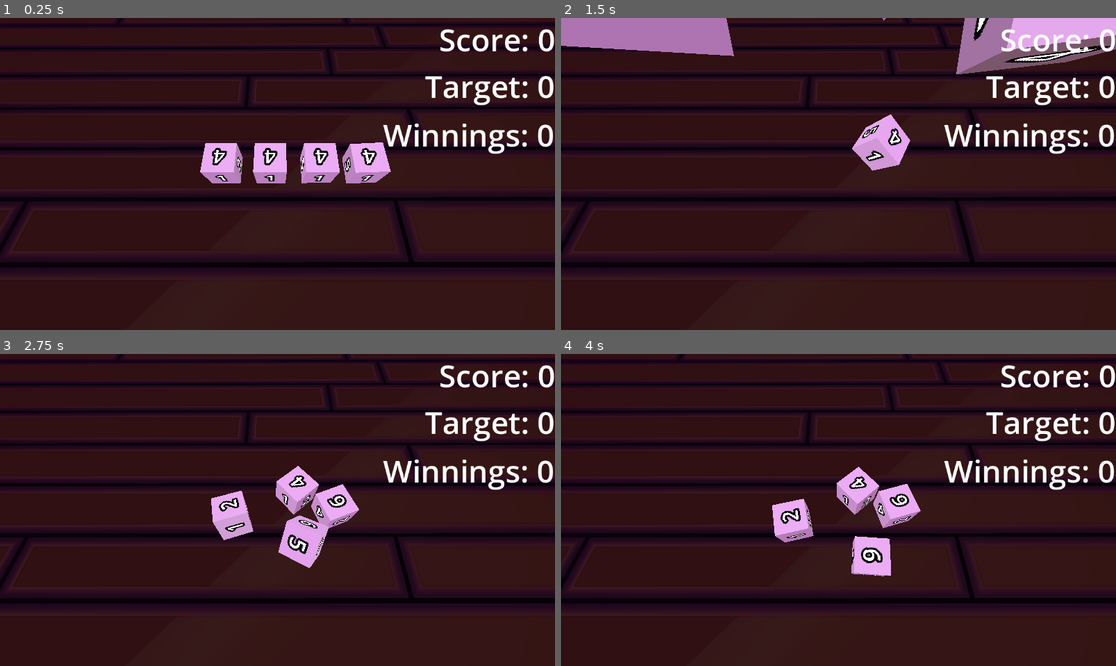
Above: before the commit, frames 1-4 (two rows, left to right).
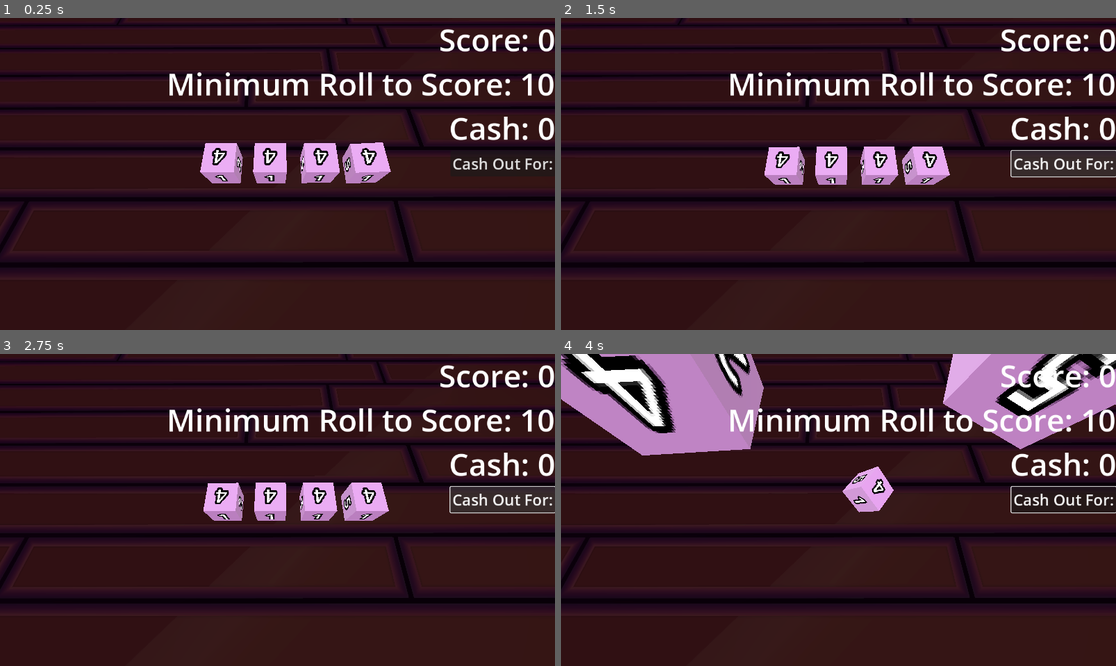
Above: after the commit, the same moments.

Repository: MichaelFar/DiceGame
Game: Godot game, scene res://scenes/play_area.tscn
Same seed, same stepped clock (60 frames per second), same inputs: the game is played once before the commit and once after it. Sound files missing from this copy of the repository are replaced by a short silence.
Inputs (mouse positions are in pixels of both pictures, inside the frame that each line leads up to):
- Up to frame 1 (0.25 s): no input
- Up to frame 2 (1.5 s): click (1066, 164) at 0.5 s, where only the run after the commit has a clickable "Cash Out For:"; click (1066, 164) at 1.25 s, where only the run after the commit has a clickable "Cash Out For:"
- Up to frame 3 (2.75 s): click (505, 500) at 2 s, where only the run after the commit has a clickable "Cash Out For:"
- Up to frame 4 (4 s): move the mouse to (960, 494) at 2.77 s; tap Space (roll_dice, bound only after the commit) at 2.85 s; move the mouse to (727, 525) at 3.52 s; click (727, 525) at 3.6 s

The runs differ from the first frame. In frame 1, 3.6% of the frame differs, in the area x 30-100%, y 17-49%; in frame 2, 15%; in frame 3, 8.8%; in frame 4, 22%, in the area x 0-100%, y 0-72%.

Commit message:
Began implementing cashout and score target system, must finish

Diff:
--- a/project.godot
+++ b/project.godot
@@ -27,7 +27,7 @@
 
 roll_dice={
 "deadzone": 0.5,
-"events": [Object(InputEventMouseButton,"resource_local_to_scene":false,"resource_name":"","device":-1,"window_id":0,"alt_pressed":false,"shift_pressed":false,"ctrl_pressed":false,"meta_pressed":false,"button_mask":0,"position":Vector2(0, 0),"global_position":Vector2(0, 0),"factor":1.0,"button_index":1,"canceled":false,"pressed":false,"double_click":false,"script":null)
+"events": [Object(InputEventKey,"resource_local_to_scene":false,"resource_name":"","device":-1,"window_id":0,"alt_pressed":false,"shift_pressed":false,"ctrl_pressed":false,"meta_pressed":false,"pressed":false,"keycode":0,"physical_keycode":32,"key_label":0,"unicode":32,"location":0,"echo":false,"script":null)
 ]
 }
 escape={
@@ -35,3 +35,8 @@
 "events": [Object(InputEventKey,"resource_local_to_scene":false,"resource_name":"","device":-1,"window_id":0,"alt_press …(195 unchanged characters)…
 ]
 }
+debug={
+"deadzone": 0.5,
+"events": [Object(InputEventKey,"resource_local_to_scene":false,"resource_name":"","device":-1,"window_id":0,"alt_pressed":false,"shift_pressed":false,"ctrl_pressed":false,"meta_pressed":false,"pressed":false,"keycode":0,"physical_keycode":70,"key_label":0,"unicode":102,"location":0,"echo":false,"script":null)
+]
+}
--- a/scenes/play_area.tscn
+++ b/scenes/play_area.tscn
@@ -58,9 +58,12 @@
 light_size = 0.539
 spot_range = 78.4701
 
-[node name="DiceContainer" parent="." node_paths=PackedStringArray("scoreLabel") instance=ExtResource("2_j8wy6")]
+[node name="DiceContainer" parent="." node_paths=PackedStringArray("scoreLabel", "targetLabel", "cashLabel", "cashOutButton") instance=ExtResource("2_j8wy6")]
 transform = Transform3D(-4.37114e-08, 0, 1.2089, 0, 1, 0, -1, 0, -5.28428e-08, 0, 0, 0)
-scoreLabel = NodePath("../Panel/ScoreLabel")
+scoreLabel = NodePath("../Panel/HBoxContainer/ScoreLabel")
+targetLabel = NodePath("../Panel/HBoxContainer/TargetLabel")
+cashLabel = NodePath("../Panel/HBoxContainer/CashLabel")
+cashOutButton = NodePath("../Panel/HBoxContainer/Button")
 
 [node name="Barrier" type="StaticBody3D" parent="."]
 transform = Transform3D(0.979449, -0.201693, 0, 0.201693, 0.979449, 0, 0, 0, 1, 4.37161, 0, 0)
@@ -104,43 +107,42 @@
 anchor_bottom = 1.0
 grow_horizontal = 2
 grow_vertical = 2
+size_flags_horizontal = 3
+size_flags_vertical = 3
 
-[node name="ScoreLabel" type="Label" parent="Panel"]
-layout_direction = 1
+[node name="HBoxContainer" type="VBoxContainer" parent="Panel"]
 layout_mode = 1
-anchors_preset = 1
-anchor_left = 1.0
+anchors_preset = 15
 anchor_right = 1.0
-offset_left = -40.0
-offset_bottom = 23.0
-grow_horizontal = 0
+anchor_bottom = 1.0
+grow_horizontal = 2
+grow_vertical = 2
+
+[node name="ScoreLabel" type="Label" parent="Panel/HBoxContainer"]
+layout_mode = 2
+size_flags_vertical = 0
 text = "Score: 0"
 label_settings = SubResource("LabelSettings_s1u6i")
+horizontal_alignment = 2
 
-[node name="TargetLabel" type="Label" parent="Panel"]
-layout_direction = 1
-layout_mode = 1
-anchors_preset = 1
-anchor_left = 1.0
-anchor_right = 1.0
-offset_left = -270.0
-offset_top = 97.0
-offset_right = 86.0
-offset_bottom = 185.0
-grow_horizontal = 0
+[node name="TargetLabel" type="Label" parent="Panel/HBoxContainer"]
+layout_mode = 2
+size_flags_vertical = 0
 text = "Target: 0"
 label_settings = SubResource("LabelSettings_s1u6i")
+horizontal_alignment = 2
 
-[node name="WinningsLabel" type="Label" parent="Panel"]
-layout_direction = 1
-layout_mode = 1
-anchors_preset = 1
-anchor_left = 1.0
-anchor_right = 1.0
-offset_left = -357.0
-offset_top = 198.0
-offset_right = -1.0
-offset_bottom = 286.0
-grow_horizontal = 0
-text = "Winnings: 0"
+[node name="CashLabel" type="Label" parent="Panel/HBoxContainer"]
+layout_mode = 2
+size_flags_vertical = 0
+text = "Cash: 0"
 label_settings = SubResource("LabelSettings_s1u6i")
+horizontal_alignment = 2
+
+[node name="Button" type="Button" parent="Panel/HBoxContainer"]
+layout_mode = 2
+size_flags_horizontal = 8
+theme_override_font_sizes/font_size = 32
+text = "Cash Out For:
+"
+alignment = 2
--- a/scripts/dice_container.gd
+++ b/scripts/dice_container.gd
@@ -1,6 +1,12 @@
 extends Node3D
 
 @export var scoreLabel : Label
+
+@export var targetLabel : Label
+
+@export var cashLabel : Label
+
+@export var cashOutButton : Button
 
 @export var diceResources : ResourcePreloader
 
@@ -20,9 +26,25 @@
 
 	GlobalController.scoreLabel = scoreLabel
 
+	GlobalController.scoreLabel = scoreLabel
+
+	GlobalController.cashLabel = cashLabel
+
+	GlobalController.cashOutButton = cashOutButton
+
+	GlobalController.diceContainer = self
+
+	targetLabel.text ="Minimum Roll to Score: " + str(GlobalController.currentScoreTarget)
+
+	cashLabel.text = "Cash: " + str(GlobalController.playerCash)
+
 	populateDice()
 
 func _physics_process(delta: float) -> void:
+
+	if(Input.is_action_just_released("debug")):
+		endRound()
+
 
 	if(Input.is_action_just_pressed("roll_dice") && canRoll):
 
@@ -118,9 +140,13 @@
 
 	for i in scored_dice_array:
 
+		var tween = get_tree().create_tween()
+
+		tween.tween_property(scoreLabel,"text", "Score: " + str(int(scoreLabel.text) + i.rolledSide.sideValue), .4)
+
 		i.scoreVisualEffect()
 
-		scoreLabel.text = "Score: " + str(int(scoreLabel.text) + i.rolledSide.sideValue)
+		await tween.finished
 
 		await i.done_scoring
 
@@ -131,3 +157,13 @@
 	GlobalController.preFinalScore = currentRollScore
 
 	GlobalController.applyRoundEndScoreModifiers()
+
+func endRound():
+
+	var tween = get_tree().create_tween()
+
+	tween.tween_property(self, "scale", Vector3.ZERO, 1.0)
+
+	await tween.finished
+
+	queue_free()
--- a/scripts/global_controller.gd
+++ b/scripts/global_controller.gd
@@ -1,10 +1,24 @@
 extends Node
 
-var totalScore : int
+var totalScore : int :
+	set(value):
+		totalScore = value
+		scoreLabel.text = str("Score: " + str(totalScore))
+		print("Total amount scored this round " + str(value))
 
 var preFinalScore : int
 
+var playerCash : int :
+	set(value):
+		playerCash = value
+		cashLabel.text = "Cash: " + str(playerCash)
+
 var listOfCurrentRollValues := []
+
+var currentScoreTarget : int = 10:
+	set(value):
+		currentScoreTarget = value
+		targetLabel.text = "Minimum Roll to Score: " + str(currentScoreTarget)
 
 signal finished_round_end
 
@@ -15,14 +29,25 @@
 		currentRollScore = value
 		await finished_round_end
 		totalScore += value
-		scoreLabel.text = str("Score: " + str(totalScore))
-		print("Total amount scored this round " + str(value))
+
 
 var scoreLabel : Label
+
+var targetLabel : Label
+
+var cashLabel : Label
+
+var cashOutButton : Button
 
 var callableArray := []
 
 var callableArrayArgs := []
+
+var diceContainer : Node3D
+
+func _ready() -> void:
+
+	pass
 
 func _process(delta: float) -> void:
 
@@ -44,6 +69,11 @@
 
 		currentRollScore = preFinalScore
 
+	if(currentRollScore < currentScoreTarget):
+
+		currentRollScore = -totalScore
+
+
 	callableArray = []
 	listOfCurrentRollValues = []
 	finished_round_end.emit()
